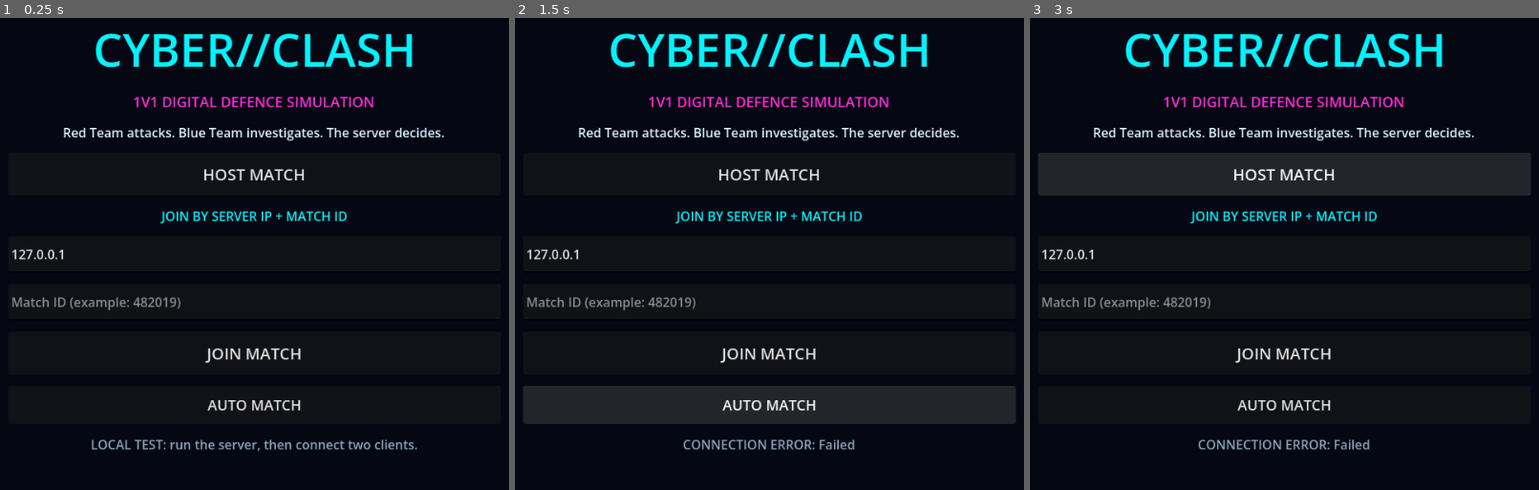
Above: before the commit, frames 1-3 (left to right).
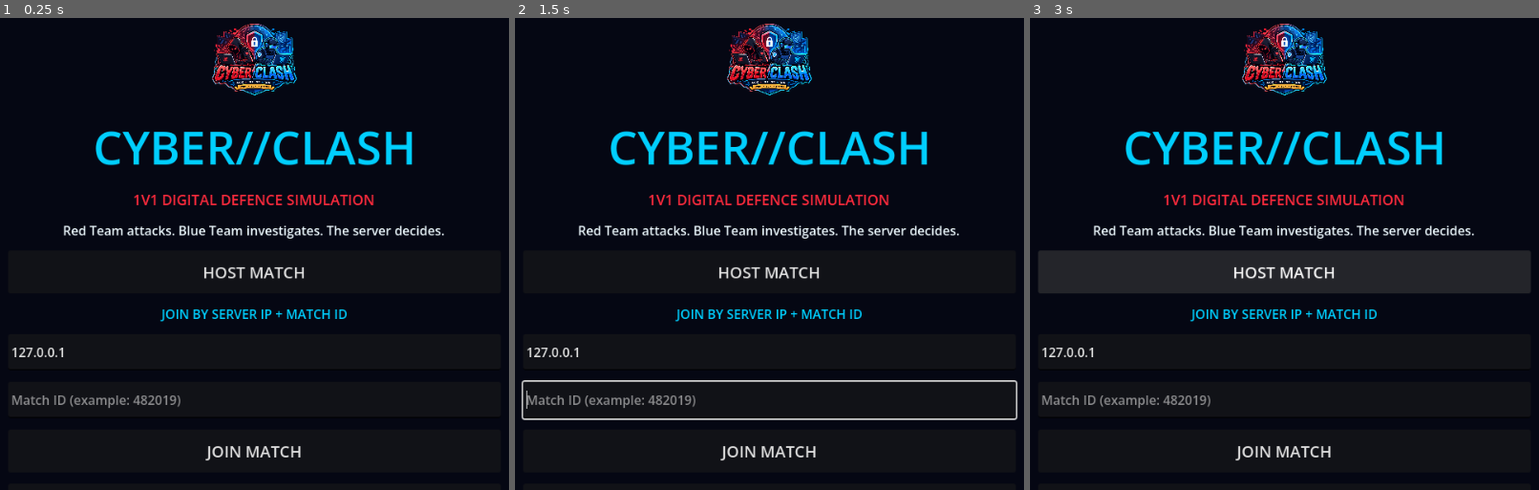
Above: after the commit, the same moments.

Repository: daminokun/Cyber-Clash
Game: Godot game, scene res://main.tscn
Two runs of this game, one before a commit and one after it. Both use one fixed random seed, a clock stepped at 60 frames per second and the inputs below.
Inputs (mouse positions are in pixels of both pictures, inside the frame that each line leads up to):
- Up to frame 1 (0.25 s): no input
- Up to frame 2 (1.5 s): click (769, 405) at 0.5 s, where only the run before the commit has a clickable "AUTO MATCH"; click (769, 405) at 1.25 s, where only the run before the commit has a clickable "AUTO MATCH"
- Up to frame 3 (3 s): click (1284, 405) at 2 s, where only the run before the commit has a clickable "AUTO MATCH"; click "HOST MATCH" at 2.75 s

The runs differ from the first frame. In frame 1, 11% of the frame differs, in the area x 2-88%, y 1-94%; in frame 2, 13%; in frame 3, 21%, in the area x 1-99%, y 1-94%.

Commit message:
Add Cyber Clash branding to client UI
Co-authored-by: Copilot <223556219+Copilot@users.noreply.github.com>

Diff:
--- a/client/main.gd
+++ b/client/main.gd
@@ -2,14 +2,29 @@
 
 const DEFAULT_SERVER_HOST := "127.0.0.1"
 const SERVER_PORT := 3000
-const CYAN := Color("#00f5ff")
-const MAGENTA := Color("#ff2bd6")
-const BACKGROUND := Color("#050713")
-const PANEL := Color("#0b1020")
-const TEXT := Color("#d9f7ff")
-const MUTED := Color("#8aa8b8")
+const LOGO_PATH := "res://assets/branding/cyber_clash_logo.png"
+const USE_BRANDED_PALETTE := true
+const LEGACY_CYAN := Color("#00f5ff")
+const LEGACY_MAGENTA := Color("#ff2bd6")
+const LEGACY_BACKGROUND := Color("#050713")
+const LEGACY_PANEL := Color("#0b1020")
+const LEGACY_TEXT := Color("#d9f7ff")
+const LEGACY_MUTED := Color("#8aa8b8")
+const BRANDED_CYAN := Color("#00cfff")
+const BRANDED_MAGENTA := Color("#ff2b3d")
+const BRANDED_BACKGROUND := Color("#050713")
+const BRANDED_PANEL := Color("#0b1020")
+const BRANDED_TEXT := Color("#eefaff")
+const BRANDED_MUTED := Color("#8aa8b8")
 
 var socket := WebSocketPeer.new()
+var cyan: Color
+var magenta: Color
+var background_color: Color
+var panel_color: Color
+var text_color: Color
+var muted_color: Color
+var logo_texture: Texture2D
 var role := ""
 var state: Dictionary = {}
 var connection_rejected := false
@@ -33,10 +48,31 @@
 var score_label: Label
 var actions_container: VBoxContainer
 var match_result_label: Label
+var match_result_logo: TextureRect
 
 func _ready() -> void:
+	_apply_ui_palette()
+	logo_texture = load(LOGO_PATH) as Texture2D
+	if logo_texture == null:
+		push_error("Unable to load Cyber Clash logo: %s" % LOGO_PATH)
 	_build_interface()
 	_show_menu()
+
+func _apply_ui_palette() -> void:
+	if USE_BRANDED_PALETTE:
+		cyan = BRANDED_CYAN
+		magenta = BRANDED_MAGENTA
+		background_color = BRANDED_BACKGROUND
+		panel_color = BRANDED_PANEL
+		text_color = BRANDED_TEXT
+		muted_color = BRANDED_MUTED
+	else:
+		cyan = LEGACY_CYAN
+		magenta = LEGACY_MAGENTA
+		background_color = LEGACY_BACKGROUND
+		panel_color = LEGACY_PANEL
+		text_color = LEGACY_TEXT
+		muted_color = LEGACY_MUTED
 
 func _process(_delta: float) -> void:
 	socket.poll()
@@ -58,7 +94,7 @@
 
 func _build_interface() -> void:
 	var background := ColorRect.new()
-	background.color = BACKGROUND
+	background.color = background_color
 	background.set_anchors_and_offsets_preset(Control.PRESET_FULL_RECT)
 	add_child(background)
 
@@ -88,24 +124,25 @@
 	box.add_theme_constant_override("separation", 14)
 	center.add_child(box)
 
+	box.add_child(_create_logo(220, 110))
 	var title := Label.new()
 	title.text = "CYBER//CLASH"
 	title.horizontal_alignment = HORIZONTAL_ALIGNMENT_CENTER
 	title.add_theme_font_size_override("font_size", 58)
-	title.add_theme_color_override("font_color", CYAN)
+	title.add_theme_color_override("font_color", cyan)
 	box.add_child(title)
 
 	var subtitle := Label.new()
 	subtitle.text = "1V1 DIGITAL DEFENCE SIMULATION"
 	subtitle.horizontal_alignment = HORIZONTAL_ALIGNMENT_CENTER
 	subtitle.add_theme_font_size_override("font_size", 18)
-	subtitle.add_theme_color_override("font_color", MAGENTA)
+	subtitle.add_theme_color_override("font_color", magenta)
 	box.add_child(subtitle)
 
 	var info := Label.new()
 	info.text = "Red Team attacks. Blue Team investigates. The server decides."
 	info.horizontal_alignment = HORIZONTAL_ALIGNMENT_CENTER
-	info.add_theme_color_override("font_color", TEXT)
+	info.add_theme_color_override("font_color", text_color)
 	box.add_child(info)
 
 	var host := _create_button("HOST MATCH", 54, 20)
@@ -115,7 +152,7 @@
 	var join_title := Label.new()
 	join_title.text = "JOIN BY SERVER IP + MATCH ID"
 	join_title.horizontal_alignment = HORIZONTAL_ALIGNMENT_CENTER
-	join_title.add_theme_color_override("font_color", CYAN)
+	join_title.add_theme_color_override("font_color", cyan)
 	box.add_child(join_title)
 
 	ip_input = LineEdit.new()
@@ -141,7 +178,7 @@
 	menu_status_label = Label.new()
 	menu_status_label.text = "LOCAL TEST: run the server, then connect two clients."
 	menu_status_label.horizontal_alignment = HORIZONTAL_ALIGNMENT_CENTER
-	menu_status_label.add_theme_color_override("font_color", MUTED)
+	menu_status_label.add_theme_color_override("font_color", muted_color)
 	box.add_child(menu_status_label)
 	return root
 
@@ -159,24 +196,25 @@
 	box.add_theme_constant_override("separation", 18)
 	margin.add_child(box)
 
+	box.add_child(_create_logo(140, 85))
 	var title := Label.new()
 	title.text = "MATCHMAKING // QUEUE"
 	title.add_theme_font_size_override("font_size", 38)
-	title.add_theme_color_override("font_color", CYAN)
+	title.add_theme_color_override("font_color", cyan)
 	box.add_child(title)
 	lobby_status_label = Label.new()
 	lobby_status_label.add_theme_font_size_override("font_size", 20)
-	lobby_status_label.add_theme_color_override("font_color", MAGENTA)
+	lobby_status_label.add_theme_color_override("font_color", magenta)
 	box.add_child(lobby_status_label)
 	lobby_detail_label = Label.new()
 	lobby_detail_label.text = "The server is assigning Red Team and Blue Team."
 	lobby_detail_label.add_theme_font_size_override("font_size", 22)
-	lobby_detail_label.add_theme_color_override("font_color", TEXT)
+	lobby_detail_label.add_theme_color_override("font_color", text_color)
 	lobby_detail_label.autowrap_mode = TextServer.AUTOWRAP_WORD_SMART
 	box.add_child(lobby_detail_label)
 	var hint := Label.new()
 	hint.text = "Once two players are connected, the scenario starts automatically."
-	hint.add_theme_color_override("font_color", MUTED)
+	hint.add_theme_color_override("font_color", muted_color)
 	box.add_child(hint)
 	var back := _create_button("ABORT", 44, 16)
 	back.pressed.connect(_abort_connection)
@@ -200,31 +238,35 @@
 	var header := HBoxContainer.new()
 	header.add_theme_constant_override("separation", 18)
 	layout.add_child(header)
+	header.add_child(_create_logo(86, 58))
 	var title := Label.new()
 	title.text = "CYBER//CLASH"
 	title.size_flags_horizontal = Control.SIZE_EXPAND_FILL
 	title.add_theme_font_size_override("font_size", 30)
-	title.add_theme_color_override("font_color", CYAN)
+	title.add_theme_color_override("font_color", cyan)
 	header.add_child(title)
 	role_label = Label.new()
-	role_label.add_theme_color_override("font_color", MAGENTA)
+	role_label.add_theme_color_override("font_color", magenta)
 	role_label.horizontal_alignment = HORIZONTAL_ALIGNMENT_RIGHT
 	header.add_child(role_label)
 
 	var divider := HSeparator.new()
-	divider.add_theme_color_override("separator", CYAN)
+	divider.add_theme_color_override("separator", cyan)
 	layout.add_child(divider)
 
 	status_label = Label.new()
-	status_label.add_theme_color_override("font_color", TEXT)
+	status_label.add_theme_color_override("font_color", text_color)
 	status_label.text_overrun_behavior = TextServer.OVERRUN_TRIM_ELLIPSIS
 	status_label.size_flags_horizontal = Control.SIZE_EXPAND_FILL
 	layout.add_child(status_label)
 	match_result_label = Label.new()
 	match_result_label.horizontal_alignment = HORIZONTAL_ALIGNMENT_CENTER
 	match_result_label.add_theme_font_size_override("font_size", 20)
-	match_result_label.add_theme_color_override("font_color", MAGENTA)
+	match_result_label.add_theme_color_override("font_color", magenta)
 	match_result_label.visible = false
+	match_result_logo = _create_logo(140, 85)
+	match_result_logo.visible = false
+	layout.add_child(match_result_logo)
 	layout.add_child(match_result_label)
 
 	var content := HBoxContainer.new()
@@ -243,7 +285,7 @@
 	var briefing_title := Label.new()
 	briefing_title.text = "INCIDENT BRIEF"
 	briefing_title.add_theme_font_size_override("font_size", 18)
-	briefing_title.add_theme_color_override("font_color", MAGENTA)
+	briefing_title.add_theme_color_override("font_color", magenta)
 	briefing.add_child(briefing_title)
 	event_label = _create_text_label()
 	briefing.add_child(event_label)
@@ -261,13 +303,13 @@
 	var intel_title := Label.new()
 	intel_title.text = "SECURITY INTELLIGENCE"
 	intel_title.add_theme_font_size_override("font_size", 18)
-	intel_title.add_theme_color_override("font_color", CYAN)
+	intel_title.add_theme_color_override("font_color", cyan)
 	intel.add_child(intel_title)
 	evidence_label = _create_text_label()
 	evidence_label.size_flags_vertical = Control.SIZE_EXPAND_FILL
 	intel.add_child(evidence_label)
 	score_label = Label.new()
-	score_label.add_theme_color_override("font_color", CYAN)
+	score_label.add_theme_color_override("font_color", cyan)
 	intel.add_child(score_label)
 
 	var action_panel := _create_panel()
@@ -281,7 +323,7 @@
 	var action_title := Label.new()
 	action_title.text = "SELECT ACTION"
 	action_title.add_theme_font_size_override("font_size", 18)
-	action_title.add_theme_color_override("font_color", MAGENTA)
+	action_title.add_theme_color_override("font_color", magenta)
 	action_layout.add_child(action_title)
 	actions_container = VBoxContainer.new()
 	actions_container.add_theme_constant_override("separation", 8)
@@ -292,7 +334,7 @@
 func _create_panel() -> PanelContainer:
 	var panel := PanelContainer.new()
 	var style := StyleBoxFlat.new()
-	style.bg_color = PANEL
+	style.bg_color = panel_color
 	style.border_color = Color("#16404a")
 	style.set_border_width_all(1)
 	style.set_corner_radius_all(4)
@@ -303,6 +345,15 @@
 	panel.add_theme_stylebox_override("panel", style)
 	return panel
 
+func _create_logo(width: float, height: float) -> TextureRect:
+	var logo := TextureRect.new()
+	logo.custom_minimum_size = Vector2(width, height)
+	logo.size_flags_horizontal = Control.SIZE_SHRINK_CENTER
+	logo.expand_mode = TextureRect.EXPAND_IGNORE_SIZE
+	logo.stretch_mode = TextureRect.STRETCH_KEEP_ASPECT_CENTERED
+	logo.texture = logo_texture
+	return logo
+
 func _create_scroll_container() -> ScrollContainer:
 	var scroll := ScrollContainer.new()
 	scroll.size_flags_horizontal = Control.SIZE_EXPAND_FILL
@@ -313,7 +364,7 @@
 func _create_text_label() -> Label:
 	var label := Label.new()
 	label.autowrap_mode = TextServer.AUTOWRAP_WORD_SMART
-	label.add_theme_color_override("font_color", TEXT)
+	label.add_theme_color_override("font_color", text_color)
 	return label
 
 func _create_button(text: String, height: int, font_size: int) -> Button:
@@ -412,6 +463,7 @@
 				final_scores.get("blue", 0)
 			]
 			match_result_label.visible = true
+			match_result_logo.visible = true
 			_set_status("Match complete. Winner: %s | Red: %s | Blue: %s" % [
 				str(message.get("winner", "draw")).capitalize(),
 				final_scores.get("red", 0),
@@ -425,6 +477,7 @@
 		"new_opponent":
 			action_pending = false
 			match_result_label.visible = false
+			match_result_logo.visible = false
 			lobby_container.visible = true
 			game_container.visible = false
 			lobby_status_label.text = "NEW OPPONENT FOUND"
@@ -456,6 +509,8 @@
 func _render_state(received_state: Dictionary) -> void:
 	state = received_state
 	action_pending = false
+	match_result_label.visible = false
+	match_result_logo.visible = false
 	lobby_container.visible = false
 	game_container.visible = true
 	var event: Dictionary = state.get("event", {})
@@ -494,13 +549,11 @@
 		"Event: %s" % event.get("title", ""),
 		str(event.get("description", ""))
 	]
-	if event.has("sender") or event.has("subject"):
-		lines.append("Sender: %s" % event.get("sender", ""))
-		lines.append("Subject: %s" % event.get("subject", ""))
-	else:
-		lines.append("Account: %s" % event.get("account", ""))
-		lines.append("Location: %s" % event.get("location", ""))
-		lines.append("Time: %s" % event.get("time", ""))
+	for key in event:
+		if key in ["title", "description"]:
+			continue
+		var label := str(key).replace("_", " ").capitalize()
+		lines.append("%s: %s" % [label, event[key]])
 	return "\n".join(lines)
 
 func _format_evidence(evidence: Dictionary) -> String:
Binary file added: client/assets/branding/cyber_clash_logo.png
Not shown, added: CyberClash_ Hack, Defend, Win.png
